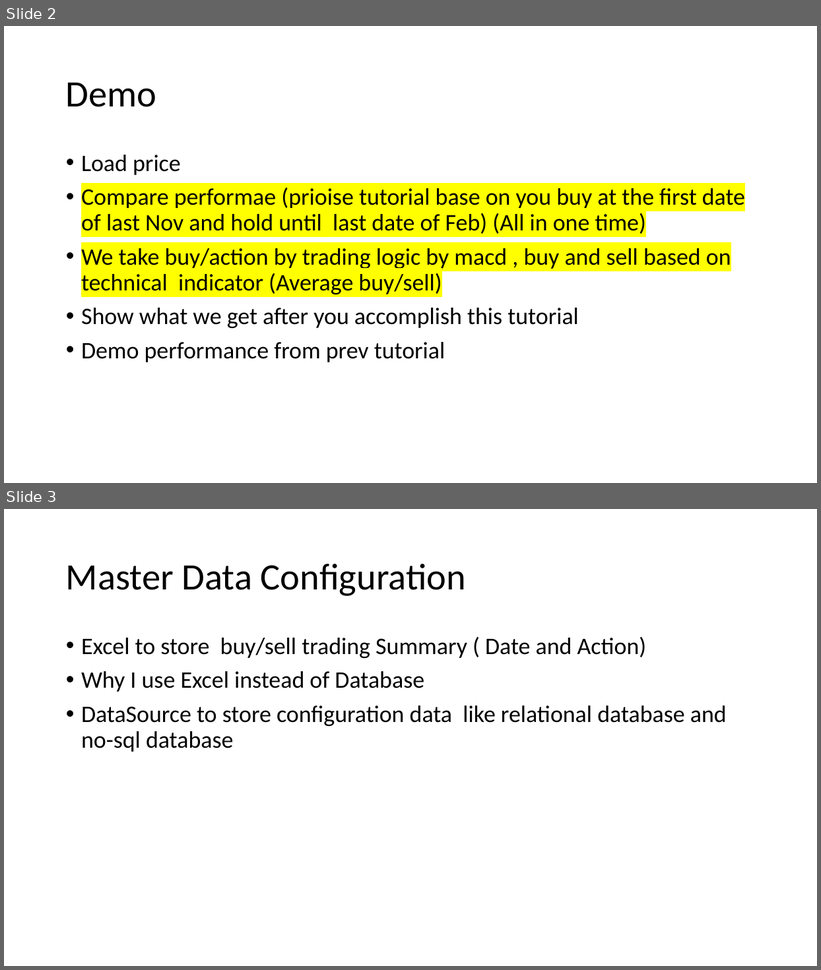
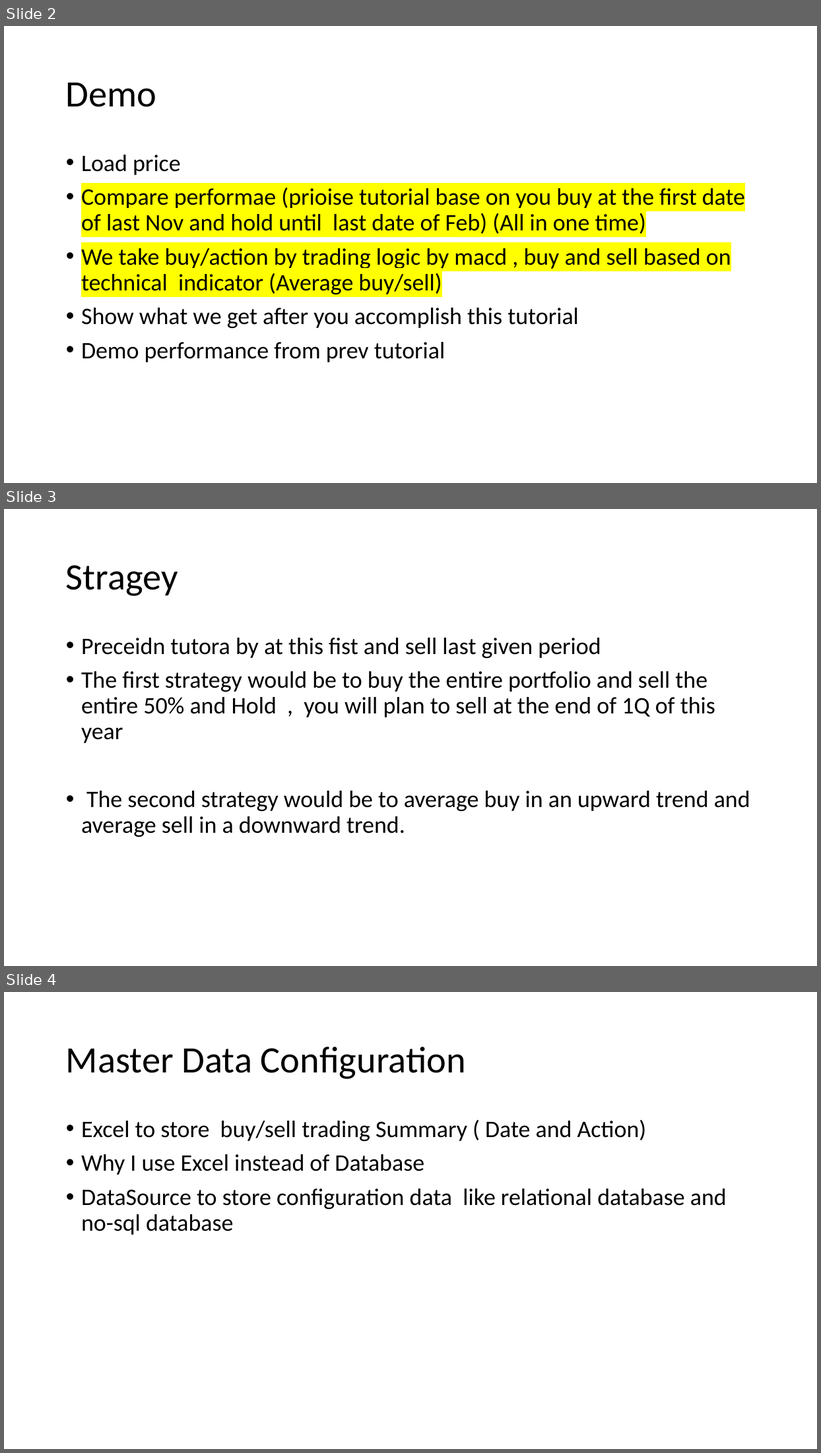
Before and after one commit to technqvi/FinQuant, a slide deck: TradeSimulation/DesBuySell.pptx. Shown one above the other, each under a label of ours: slides 2 and 3 before the commit, slides 2, 3 and 4 after it. The pictures are 821x970 and 821x1453 pixels, drawn with LibreOffice and Linux fonts; fonts in the diff are those of the drawing. Boxes give left, top, right and bottom in pixels: in the first picture for what was removed or moved away, otherwise in the second. Text is boxed around its words. In the diff, an @@ line names an element or a change of style, - is before the commit and + after.

```diff
--- a/TradeSimulation/DesBuySell.pptx
+++ b/TradeSimulation/DesBuySell.pptx
@@ slide 3 added at (4,509,817,966), background #FFFFFF @@
@@ title added at (66,565,178,596), 44 pt, text #000000 @@
+Stragey
@@ text added at (81,638,750,837), 28 pt, text #000000 @@
+• Preceidn tutora by at this fist and sell last given period
+• The first strategy would be to buy the entire portfolio and sell the entire 50% and Hold , you will plan to sell at the end of 1Q of this year
+• The second strategy would be to average buy in an upward trend and average sell in a downward trend.
@@ what was slide 3 is now slide 4 @@
```
Also in this commit, not shown: 1 slide changed, 1 other slide added, 5 other files.
